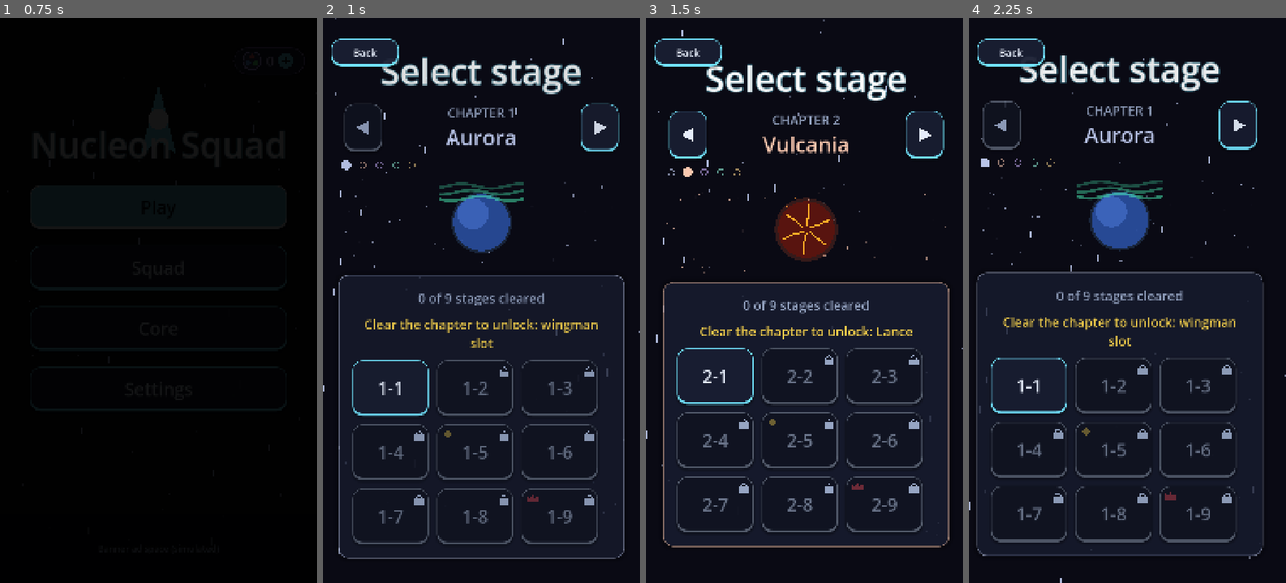
Above: before the commit, frames 1-4 (left to right).
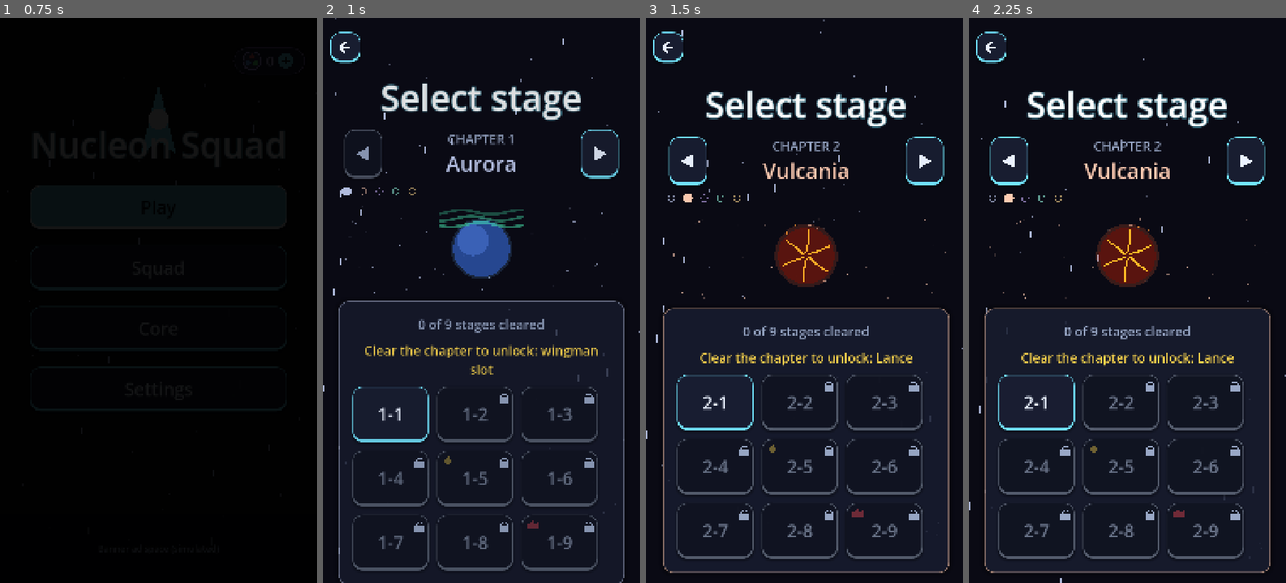
Above: after the commit, the same moments.

Repository: GDPonsoni/Nucleon-Squad-3D
Game: Godot game, scene res://scenes/menu.tscn
Same seed, same stepped clock (60 frames per second), same inputs: the game is played once before the commit and once after it.
Inputs (mouse positions are in pixels of both pictures, inside the frame that each line leads up to):
- Up to frame 1 (0.75 s): click "Play" at 0.5 s
- Up to frame 2 (1 s): no input
- Up to frame 3 (1.5 s): move the mouse to (874, 272) at 1.27 s; hold Right (ui_right) from 1.28 s (still down); click (874, 272) at 1.42 s
- Up to frame 4 (2.25 s): release Right (ui_right) at 2 s; click (1010, 136) at 2.02 s

Frame 1 is identical in both runs. In frame 2, 16% of the frame differs, in the area x 2-96%, y 2-100%; in frame 3, 18%; in frame 4, 22%, in the area x 2-96%, y 2-99%.

Commit message:
fix(ui): troca o botão Voltar por uma seta e reserva espaço no topo
A seta é desenhada por código (sem texto), menor, e as telas ganham um
espaço no topo para ela não cobrir títulos e conteúdo.

Co-Authored-By: Claude Sonnet 5.5 <noreply@anthropic.com>

Diff:
--- a/scripts/core/params.gd
+++ b/scripts/core/params.gd
@@ -99,9 +99,10 @@
 var squad_name_font_size: int = 46
 var squad_description_font_size: int = 28
 var squad_button_size: Vector2 = Vector2(420.0, 140.0)
-var back_corner_size: Vector2 = Vector2(230.0, 92.0)  # botão Voltar pequeno no canto superior esquerdo
-var back_corner_margin: Vector2 = Vector2(28.0, 70.0)
-var back_corner_font_size: int = 34
+var back_corner_size: Vector2 = Vector2(104.0, 104.0)  # seta de voltar no canto superior esquerdo
+var back_corner_margin: Vector2 = Vector2(24.0, 48.0)
+var back_top_space: float = 150.0  # espaço no topo das telas para a seta não cobrir o conteúdo
+var back_top_space_squad: float = 60.0  # a tela do esquadrão é a mais cheia
 var stage_button_size: Vector2 = Vector2(260.0, 190.0)
 var stage_grid_columns: int = 3  # fases por linha no seletor (9 fases = 3 x 3)
 var stage_chapter_font_size: int = 72
--- a/scripts/ui/squad_screen.gd
+++ b/scripts/ui/squad_screen.gd
@@ -38,6 +38,7 @@
 	var column := UiFactory.make_column()
 	column.add_theme_constant_override("separation", Params.squad_spacing)
 	center.add_child(column)
+	UiFactory.add_top_space(column, Params.back_top_space_squad)
 	column.add_child(UiFactory.make_title("SQUAD_TITLE"))
 	var hint := UiFactory.make_subtitle("SQUAD_HINT")
 	hint.autowrap_mode = TextServer.AUTOWRAP_WORD_SMART
--- a/scripts/ui/stage_select.gd
+++ b/scripts/ui/stage_select.gd
@@ -50,6 +50,7 @@
 	column.add_theme_constant_override("separation", Params.stage_select_spacing)
 	center.add_child(column)
 
+	UiFactory.add_top_space(column)
 	var title := UiFactory.make_title("STAGE_SELECT_TITLE")
 	title.mouse_filter = Control.MOUSE_FILTER_STOP
 	title.gui_input.connect(_on_title_input)
--- a/scripts/ui/ui_factory.gd
+++ b/scripts/ui/ui_factory.gd
@@ -62,11 +62,26 @@
 	return font_size
 
 
-## Botão Voltar discreto no canto superior esquerdo (não entra no layout da tela).
+## Espaço vazio no topo de uma coluna, para a seta de voltar não cobrir o conteúdo.
+static func add_top_space(column: Control, height: float = Params.back_top_space) -> void:
+	var space := Control.new()
+	space.custom_minimum_size.y = height
+	column.add_child(space)
+
+
+## Seta de voltar discreta no canto superior esquerdo (não entra no layout da tela).
 static func add_corner_back(parent: Control, on_press: Callable) -> Button:
 	var button := make_button("MENU_BACK")
+	button.text = ""  # só a seta; a chave serve ao som do botão
 	button.custom_minimum_size = Params.back_corner_size
-	button.add_theme_font_size_override("font_size", Params.back_corner_font_size)
+	button.draw.connect(func() -> void:
+		var c: Vector2 = button.size * 0.5
+		var h: float = button.size.y * 0.2
+		var color: Color = Params.ui_text_color
+		var width: float = maxf(button.size.y * 0.07, 4.0)
+		button.draw_line(c + Vector2(h * 0.9, 0.0), c + Vector2(-h * 0.9, 0.0), color, width)
+		button.draw_line(c + Vector2(-h * 0.9, 0.0), c + Vector2(0.0, -h * 0.9), color, width)
+		button.draw_line(c + Vector2(-h * 0.9, 0.0), c + Vector2(0.0, h * 0.9), color, width))
 	button.set_anchors_preset(Control.PRESET_TOP_LEFT)
 	button.offset_left = Params.back_corner_margin.x
 	button.offset_top = Params.back_corner_margin.y
--- a/scripts/ui/upgrade_screen.gd
+++ b/scripts/ui/upgrade_screen.gd
@@ -34,6 +34,7 @@
 	column.add_theme_constant_override("separation", Params.upgrade_spacing)
 	center.add_child(column)
 
+	UiFactory.add_top_space(column)
 	column.add_child(UiFactory.make_title("UPGRADES_TITLE"))
 	var top := HBoxContainer.new()
 	top.alignment = BoxContainer.ALIGNMENT_CENTER
